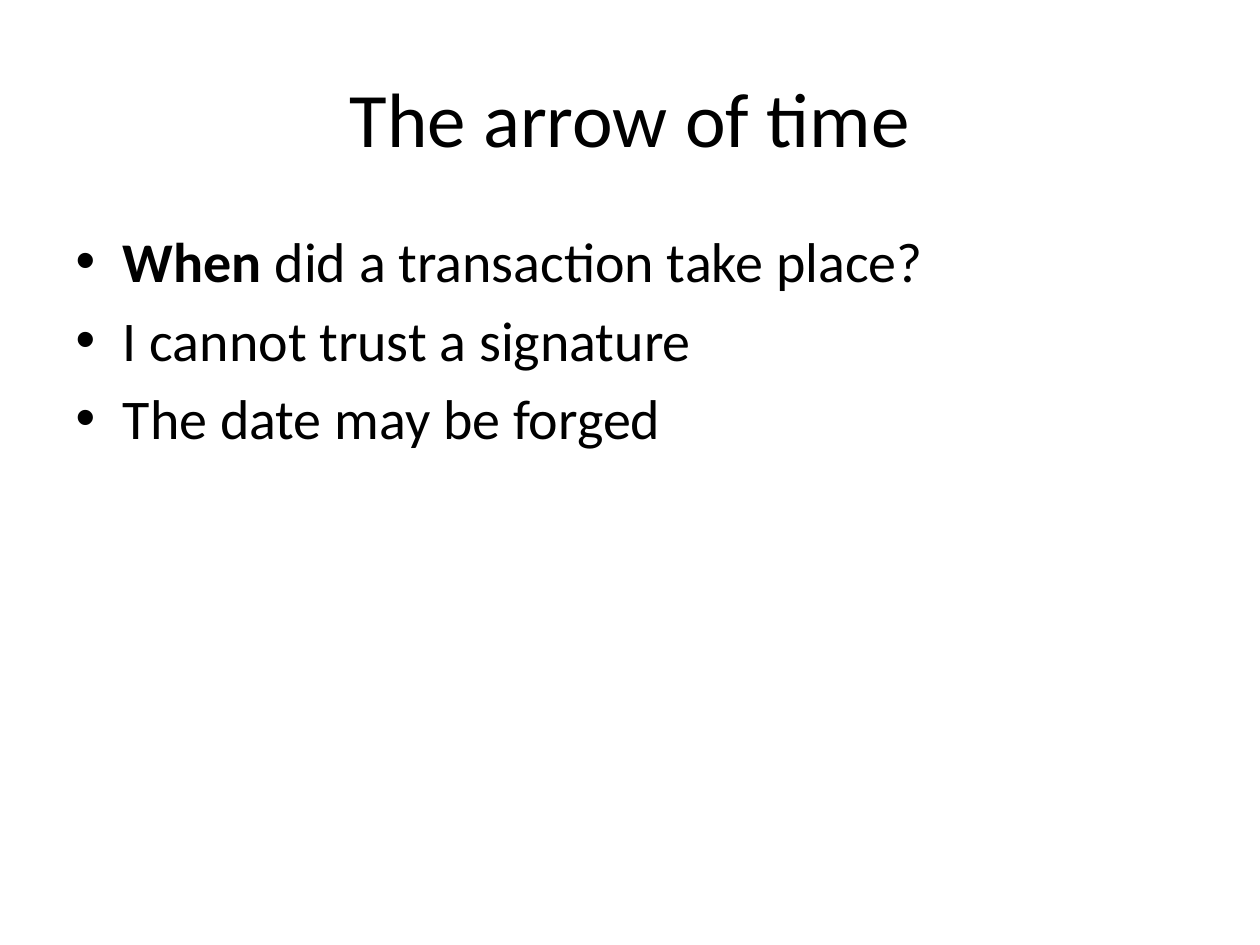
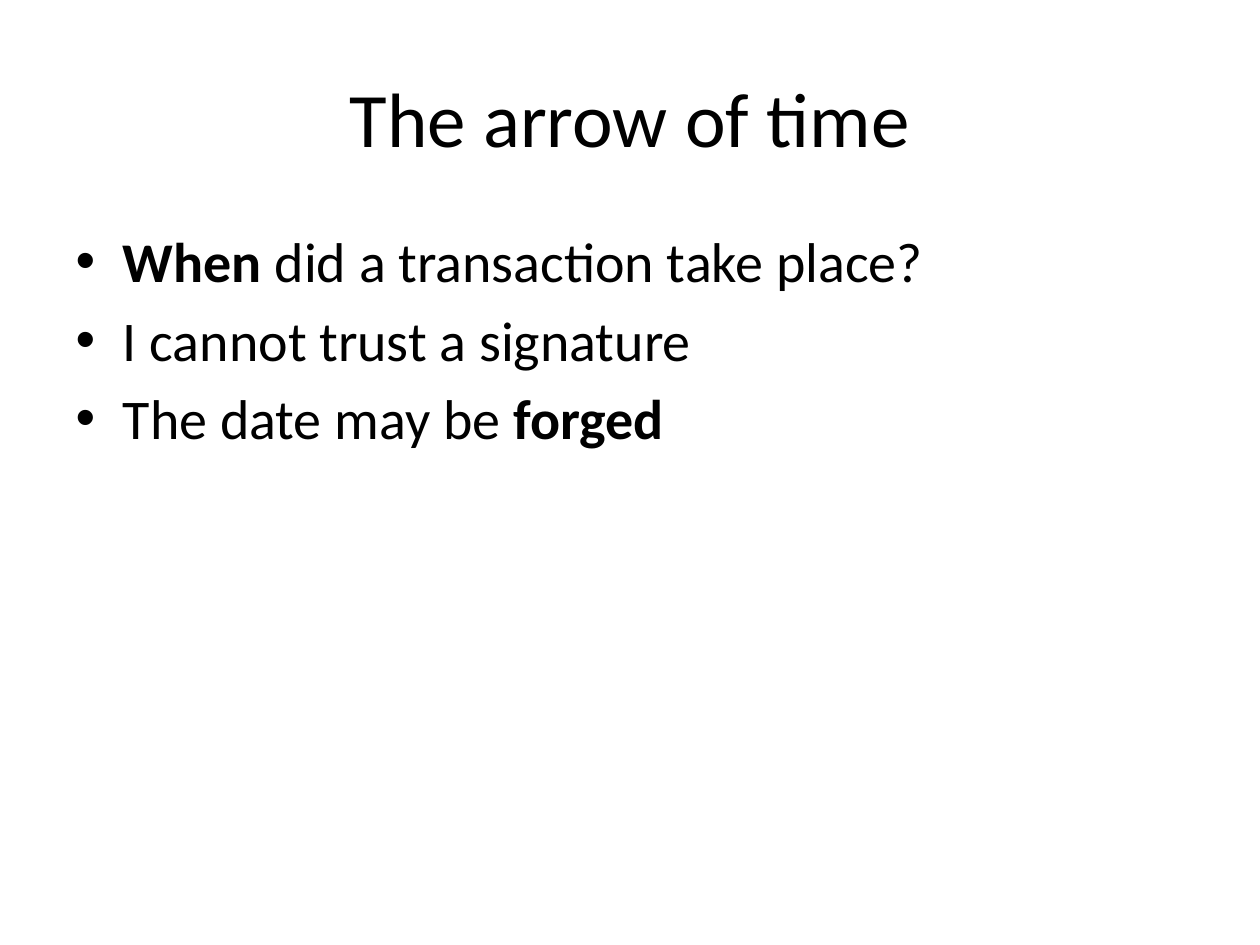
Before and after one commit to dionyziz/ntua-crypto, a slide deck: slide 31 of bitcoin-en.pptx. Drawn at 1260x945 pixels with LibreOffice and Linux fonts; fonts in the diff are those of the drawing. Boxes give left, top, right and bottom in pixels: in the first picture for what was removed or moved away, otherwise in the second. Text is boxed around its words. In the diff, an @@ line names an element or a change of style, - is before the commit and + after.

```diff
--- a/bitcoin-en.pptx
+++ b/bitcoin-en.pptx
@@ text at (123, 399, 663, 449): bold on in "forged" @@
```
Also in this commit, not shown: 15 other slides changed, 1 other file.
